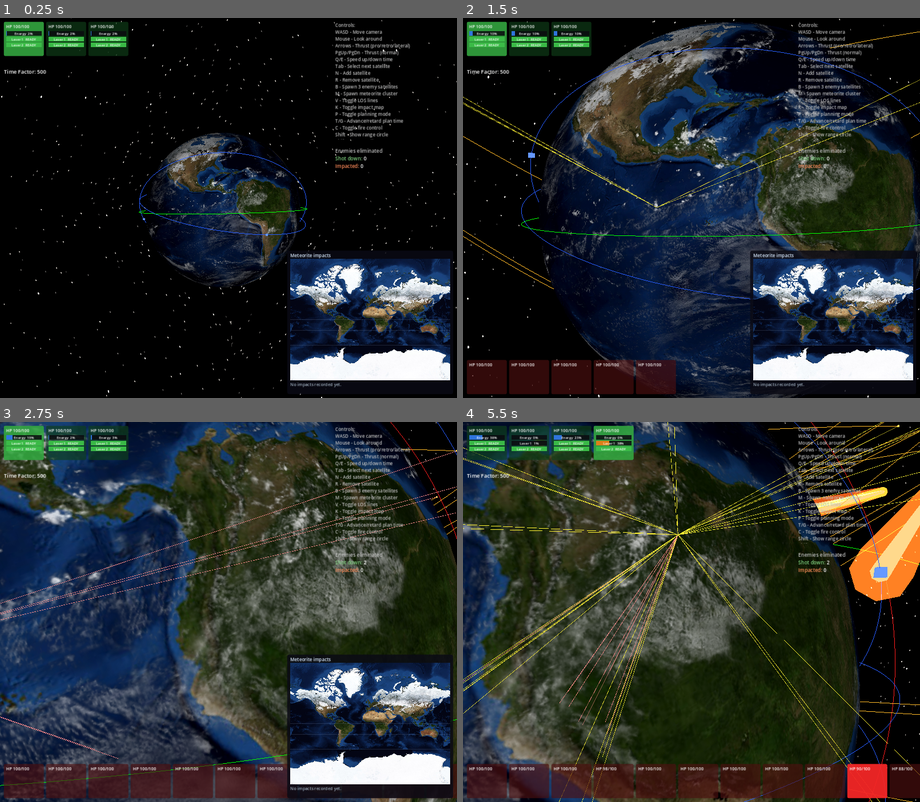
Above: before the commit, frames 1-4 (two rows, left to right).
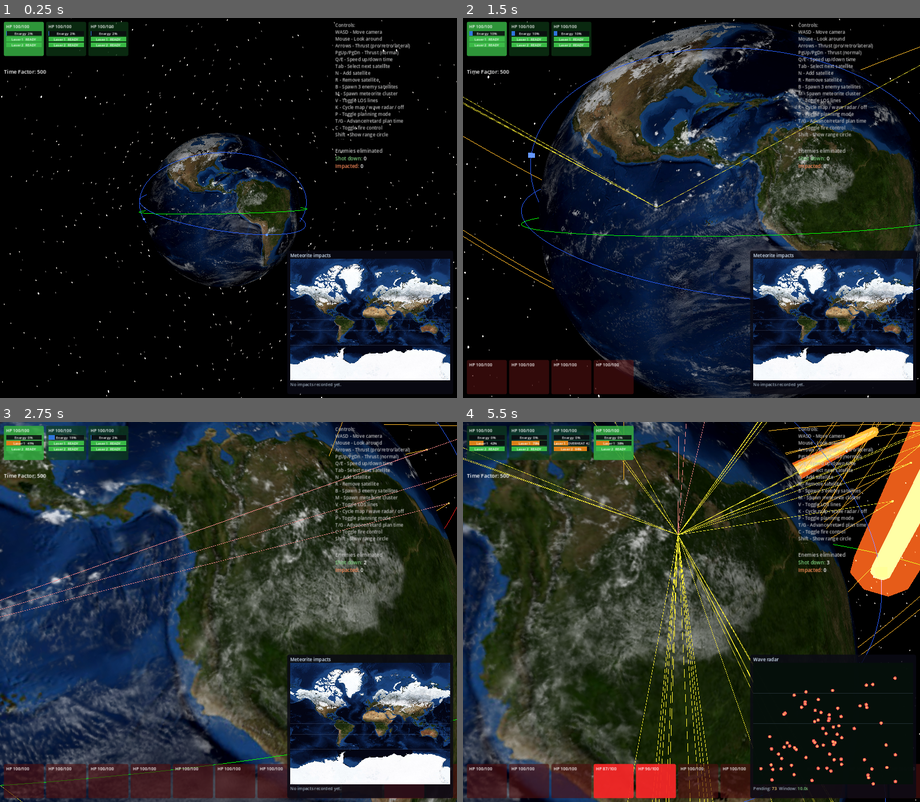
Above: after the commit, the same moments.

Repository: mellenburg/game
Game: Godot game, scene res://scenes/main.tscn
Same seed, same stepped clock (60 frames per second), same inputs: the game is played once before the commit and once after it.
Inputs (mouse positions are in pixels of both pictures, inside the frame that each line leads up to):
- Up to frame 1 (0.25 s): no input
- Up to frame 2 (1.5 s): tap Enter at 0.5 s; move the mouse to (714, 208) at 0.52 s; hold W (move_forward) from 0.53 s (still down); tap M (add_meteorites) at 0.6 s; tap I (start_meteorite_wave) at 0.8, 1.35 s; move the mouse to (668, 208) at 1.27 s
- Up to frame 3 (2.75 s): keep holding W (move_forward); tap M (add_meteorites) at 1.55 s; move the mouse to (237, 604) at 2.02 s; tap B (add_enemies) at 2.1 s; tap I (start_meteorite_wave) at 2.3 s
- Up to frame 4 (5.5 s): keep holding W (move_forward); move the mouse to (686, 619) at 2.77 s; tap M (add_meteorites) at 2.85, 4.55 s; move the mouse to (723, 615) at 3.52 s; tap N (add_satellite) at 3.6 s; tap I (start_meteorite_wave) at 3.8, 5.3 s; tap K (toggle_impact_map) at 4.15 s; move the mouse to (654, 608) at 4.27 s; tap T (planning_advance) at 4.35 s; move the mouse to (696, 612) at 5.02 s; hold G (planning_retard) from 5.03 s (still down)

The runs differ from the first frame. In frame 1, 0.1% of the frame differs, in the area x 74-89%, y 22-25%; in frame 2, 1.1%; in frame 3, 1.3%; in frame 4, 17%, in the area x 0-100%, y 0-100%.

Commit message:
Wave radar: cycle K between surface map / radar / off
Pre-sample per-body lateral / altitude / velocity-jitter on the wave
queue so the radar overlay can preview each pending body's screen
position before it spawns. Storm path samples specs inline; both spawn
paths share `_make_meteorite(spec)` so trajectories stay identical
across the two entry points.

Radar projects each pending body's tangent-axis lateral offset onto X
([-1, 1] of the wave's spread) and its remaining countdown onto Y
(top = duration, bottom = 0 = entering play). Multiple concurrent
waves overlay on the same axes.

Diff:
--- a/godot/scenes/main.tscn
+++ b/godot/scenes/main.tscn
@@ -9,6 +9,7 @@
 [ext_resource type="Shader" path="res://shaders/sky.gdshader" id="7_sky"]
 [ext_resource type="Script" path="res://scripts/impact_map.gd" id="8_impact_map"]
 [ext_resource type="Script" path="res://scripts/range_circle.gd" id="9_range_circle"]
+[ext_resource type="Script" path="res://scripts/radar_map.gd" id="10_radar_map"]
 
 [sub_resource type="ShaderMaterial" id="ShaderMat_sky"]
 shader = ExtResource("7_sky")
@@ -137,7 +138,7 @@
 B - Spawn 3 enemy satellites
 M - Spawn meteorite cluster
 V - Toggle LOS lines
-K - Toggle impact map
+K - Cycle map / wave radar / off
 P - Toggle planning mode
 T/G - Advance/retard plan time
 C - Toggle fire control
@@ -171,3 +172,18 @@
 offset_bottom = -10.0
 mouse_filter = 2
 script = ExtResource("8_impact_map")
+
+[node name="RadarMap" type="Control" parent="CanvasLayer/HUD"]
+visible = false
+layout_mode = 1
+anchors_preset = 3
+anchor_left = 1.0
+anchor_top = 1.0
+anchor_right = 1.0
+anchor_bottom = 1.0
+offset_left = -446.0
+offset_top = -388.0
+offset_right = -10.0
+offset_bottom = -10.0
+mouse_filter = 2
+script = ExtResource("10_radar_map")
--- a/godot/scripts/earth_system.gd
+++ b/godot/scripts/earth_system.gd
@@ -13,6 +13,7 @@
 const BeamRenderer = preload("res://scripts/beam_renderer.gd")
 const ImpactTracker = preload("res://scripts/impact_tracker.gd")
 const ImpactMap = preload("res://scripts/impact_map.gd")
+const RadarMap = preload("res://scripts/radar_map.gd")
 const ImpactExplosion = preload("res://scripts/impact_explosion.gd")
 const RangeCircle = preload("res://scripts/range_circle.gd")
 const MeteoriteWave = preload("res://scripts/meteorite_wave.gd")
@@ -123,6 +124,15 @@
 @onready var beam_renderer: BeamRenderer = $BeamRenderer as BeamRenderer
 @onready var range_circle: RangeCircle = $RangeCircle as RangeCircle
 @onready var impact_map: ImpactMap = $CanvasLayer/HUD/ImpactMap as ImpactMap
+@onready var radar_map: RadarMap = $CanvasLayer/HUD/RadarMap as RadarMap
+
+# Lower-right overlay cycle: surface impact map → wave radar → off → ...
+# Driven by the "toggle_impact_map" input (K). Indices into MAP_MODES.
+const MAP_MODE_SURFACE: int = 0
+const MAP_MODE_RADAR: int = 1
+const MAP_MODE_OFF: int = 2
+const MAP_MODE_COUNT: int = 3
+var map_mode: int = MAP_MODE_SURFACE
 
 var satellites: Array[Satellite]:
 	get: return planning_satellites if planning_mode else real_satellites
@@ -133,6 +143,9 @@
 	_albedo_image = _load_albedo_image()
 	if impact_map != null:
 		impact_map.tracker = impact_tracker
+	if radar_map != null:
+		radar_map.waves = _meteorite_waves
+	_apply_map_mode()
 	_spawn_starting_fleet()
 	if not real_satellites.is_empty():
 		selected_ship = 0
@@ -360,8 +373,7 @@
 	if Input.is_action_just_pressed("toggle_los"):
 		hud.los_visible = not hud.los_visible
 	if Input.is_action_just_pressed("toggle_impact_map"):
-		if impact_map != null:
-			impact_map.visible = not impact_map.visible
+		_cycle_map_mode()
 	if Input.is_action_just_pressed("toggle_fire_control"):
 		_toggle_fire_control_on_selected()
 
@@ -380,6 +392,21 @@
 	if sat.team != Satellite.TEAM_PLAYER or sat.weapons.is_empty():
 		return
 	sat.toggle_fire_control()
+
+
+# Cycle the lower-right overlay between surface map / wave radar / off.
+# Both Control nodes share the same anchor slot, so flipping visibility
+# is enough to swap them — there's no transition state to manage.
+func _cycle_map_mode() -> void:
+	map_mode = (map_mode + 1) % MAP_MODE_COUNT
+	_apply_map_mode()
+
+
+func _apply_map_mode() -> void:
+	if impact_map != null:
+		impact_map.visible = (map_mode == MAP_MODE_SURFACE)
+	if radar_map != null:
+		radar_map.visible = (map_mode == MAP_MODE_RADAR)
 
 
 # Engagement-range visual. Renders a circle in the ecliptic plane
@@ -465,8 +492,13 @@
 func add_meteorite_storm(count: int = METEORITES_PER_STORM) -> void:
 	var wave := _build_meteorite_wave_at_random_nexus()
 	for _i in range(count):
+		var spec := _sample_meteorite_spec(
+			METEORITE_LATERAL_SPREAD_KM,
+			METEORITE_ALT_JITTER_KM,
+			METEORITE_VELOCITY_JITTER,
+		)
 		var sat := _make_meteorite(
-			wave.r_hat, wave.tangent, wave.base_altitude, wave.base_velocity
+			wave.r_hat, wave.tangent, wave.base_altitude, wave.base_velocity, spec
 		)
 		satellite_container.add_child(sat)
 		real_satellites.append(sat)
@@ -482,7 +514,14 @@
 	duration_sec: float = METEORITE_WAVE_DURATION_SEC,
 ) -> void:
 	var wave := _build_meteorite_wave_at_random_nexus()
-	wave.populate_random_times(_rng, count, duration_sec)
+	wave.populate(
+		_rng,
+		count,
+		duration_sec,
+		METEORITE_LATERAL_SPREAD_KM,
+		METEORITE_ALT_JITTER_KM,
+		METEORITE_VELOCITY_JITTER,
+	)
 	_meteorite_waves.append(wave)
 
 
@@ -517,13 +556,14 @@
 	var i := 0
 	while i < _meteorite_waves.size():
 		var wave := _meteorite_waves[i]
-		var to_spawn := wave.tick(delta)
-		for _j in range(to_spawn):
+		var ready_specs: Array[Dictionary] = wave.tick(delta)
+		for spec: Dictionary in ready_specs:
 			var sat := _make_meteorite(
 				wave.r_hat,
 				wave.tangent,
 				wave.base_altitude,
 				wave.base_velocity,
+				spec,
 			)
 			satellite_container.add_child(sat)
 			real_satellites.append(sat)
@@ -569,6 +609,7 @@
 	tangent: Vector3,
 	base_altitude: float,
 	base_velocity: Vector3,
+	spec: Dictionary,
 ) -> Satellite:
 	var sat := Satellite.new()
 	sat.team = Satellite.TEAM_ENEMY
@@ -578,29 +619,47 @@
 
 	# Lateral offset uses the in-plane basis (tangent + bitangent); the
 	# bitangent is just r_hat × tangent so the offset stays in the plane
-	# perpendicular to the entry vector.
+	# perpendicular to the entry vector. The lateral / altitude / vel-
+	# jitter values come pre-sampled in `spec` so the radar overlay can
+	# preview the same numbers before the body actually spawns.
 	var bitangent := r_hat.cross(tangent).normalized()
-	var lateral_angle := _rng.randf_range(0.0, TAU)
-	var lateral_dist := _rng.randf_range(0.0, METEORITE_LATERAL_SPREAD_KM)
-	var altitude := base_altitude + _rng.randf_range(
-		-METEORITE_ALT_JITTER_KM, METEORITE_ALT_JITTER_KM
-	)
+	var lateral: Vector2 = spec["lateral"]
+	var alt_offset: float = spec["alt_offset"]
+	var vel_jitter: Vector3 = spec["vel_jitter"]
+	var altitude := base_altitude + alt_offset
 	var pos := r_hat * (EarthOrbit.EARTH_RADIUS_KM + altitude) + (
-		tangent * cos(lateral_angle) + bitangent * sin(lateral_angle)
-	) * lateral_dist
-	# Velocity jitter as a small fraction of the base; same direction
-	# basis so all bodies remain inbound rather than scattering randomly.
-	var jitter := METEORITE_VELOCITY_JITTER
-	var vel := base_velocity + Vector3(
-		_rng.randf_range(-jitter, jitter),
-		_rng.randf_range(-jitter, jitter),
-		_rng.randf_range(-jitter, jitter),
-	)
+		tangent * lateral.x + bitangent * lateral.y
+	)
+	var vel := base_velocity + vel_jitter
 	vel = EarthOrbit.clamp_velocity_for_periapsis(
 		pos, vel, METEORITE_PERIAPSIS_TARGET_KM
 	)
 	sat.orbit = EarthOrbit.new(pos, vel)
 	return sat
+
+
+# Roll a single meteorite spec. Used by the instantaneous storm path,
+# which (unlike the time-distributed wave) has no pre-populated queue
+# to draw from. Mirrors the per-body sampling done in
+# MeteoriteWave.populate so both spawn paths produce the same kind of
+# spread for the same lateral / altitude / velocity bands.
+func _sample_meteorite_spec(
+	lateral_spread: float,
+	altitude_jitter: float,
+	vel_jitter: float,
+) -> Dictionary:
+	var ang := _rng.randf_range(0.0, TAU)
+	var dist := _rng.randf_range(0.0, lateral_spread)
+	return {
+		"t": 0.0,
+		"lateral": Vector2(cos(ang) * dist, sin(ang) * dist),
+		"alt_offset": _rng.randf_range(-altitude_jitter, altitude_jitter),
+		"vel_jitter": Vector3(
+			_rng.randf_range(-vel_jitter, vel_jitter),
+			_rng.randf_range(-vel_jitter, vel_jitter),
+			_rng.randf_range(-vel_jitter, vel_jitter),
+		),
+	}
 
 
 func _make_enemy_in_random_orbit() -> Satellite:
--- a/godot/scripts/meteorite_wave.gd
+++ b/godot/scripts/meteorite_wave.gd
@@ -1,48 +1,89 @@
 class_name MeteoriteWave
 extends RefCounted
-## Pending meteorite wave: a shared entry nexus and a queue of countdown
-## timers for the bodies that haven't spawned yet. Each frame the owning
-## system calls tick(delta) and spawns one body for every timer that
-## expired this frame, reusing the shared nexus parameters.
+## Pending meteorite wave: a shared entry nexus and a queue of pre-sampled
+## per-body specs (countdown timer + lateral offset + altitude jitter +
+## velocity jitter). Each frame the owning system calls tick(delta) and
+## spawns one body for every spec whose timer expired this frame, reusing
+## the shared nexus parameters.
+##
+## Pre-sampling per-body randomness up front (rather than at spawn time)
+## lets the radar overlay project pending bodies onto its 2-D screen
+## before they enter play — the operator sees the same lateral spread
+## the spawn will produce, not a fresh roll.
 ##
 ## Pure-state RefCounted so the timer logic is testable without a
 ## SceneTree. Construction is two-phase — set the nexus fields, then
-## populate the timer queue — so the EarthSystem keeps ownership of
-## random distributions.
+## populate the queue — so the EarthSystem keeps ownership of random
+## distributions.
+##
+## Per-body spec layout (Dictionary keys):
+##   t            : float, seconds until spawn (decreases each tick)
+##   lateral      : Vector2, in-plane offset (x along tangent, y along
+##                  bitangent), in km. Magnitude <= lateral_spread_km.
+##   alt_offset   : float, altitude jitter in km, signed
+##   vel_jitter   : Vector3, per-axis velocity jitter in km/s
 
-var pending_times: Array[float] = []
+var pending: Array[Dictionary] = []
 var r_hat: Vector3 = Vector3.ZERO
 var tangent: Vector3 = Vector3.ZERO
 var base_altitude: float = 0.0
 var base_velocity: Vector3 = Vector3.ZERO
 
-
-## Fill the queue with `count` independent uniformly-distributed spawn
-## delays in [0, duration_sec]. Order is irrelevant; tick() walks the
-## whole array each frame.
-func populate_random_times(
-	rng: RandomNumberGenerator, count: int, duration_sec: float
-) -> void:
-	pending_times.clear()
-	for _i in range(count):
-		pending_times.append(rng.randf_range(0.0, duration_sec))
+# Wave-shape metadata kept around so renderers (the radar overlay) can
+# normalise per-body specs into [-1, 1] / [0, 1] screen space without
+# reaching into EarthSystem's constants.
+var duration_sec: float = 0.0
+var lateral_spread_km: float = 0.0
 
 
-## Decrement every pending timer by `delta`; return how many crossed
-## zero this tick (and remove them from the queue).
-func tick(delta: float) -> int:
-	var ready := 0
+## Fill the queue with `count` independent pre-sampled per-body specs.
+## Each spec carries an independent uniform spawn delay in
+## [0, duration_sec], a uniform-angle / uniform-radius lateral offset
+## inside `lateral_spread`, signed altitude jitter, and per-axis velocity
+## jitter. Order is irrelevant; tick() walks the whole array each frame.
+func populate(
+	rng: RandomNumberGenerator,
+	count: int,
+	duration: float,
+	lateral_spread: float,
+	altitude_jitter: float,
+	vel_jitter: float,
+) -> void:
+	pending.clear()
+	duration_sec = duration
+	lateral_spread_km = lateral_spread
+	for _i in range(count):
+		var ang := rng.randf_range(0.0, TAU)
+		var dist := rng.randf_range(0.0, lateral_spread)
+		pending.append({
+			"t": rng.randf_range(0.0, duration),
+			"lateral": Vector2(cos(ang) * dist, sin(ang) * dist),
+			"alt_offset": rng.randf_range(-altitude_jitter, altitude_jitter),
+			"vel_jitter": Vector3(
+				rng.randf_range(-vel_jitter, vel_jitter),
+				rng.randf_range(-vel_jitter, vel_jitter),
+				rng.randf_range(-vel_jitter, vel_jitter),
+			),
+		})
+
+
+## Decrement every pending timer by `delta`; return the specs that
+## crossed zero this tick (and remove them from the queue).
+func tick(delta: float) -> Array[Dictionary]:
+	var ready: Array[Dictionary] = []
 	var i := 0
-	while i < pending_times.size():
-		var t: float = pending_times[i] - delta
+	while i < pending.size():
+		var entry: Dictionary = pending[i]
+		var t: float = float(entry["t"]) - delta
 		if t <= 0.0:
-			ready += 1
-			pending_times.remove_at(i)
+			ready.append(entry)
+			pending.remove_at(i)
 		else:
-			pending_times[i] = t
+			entry["t"] = t
+			pending[i] = entry
 			i += 1
 	return ready
 
 
 func is_complete() -> bool:
-	return pending_times.is_empty()
+	return pending.is_empty()
--- /dev/null
+++ b/godot/scripts/radar_map.gd
@@ -0,0 +1,215 @@
+class_name RadarMap
+extends Control
+## 2-D radar overlay of the meteorite wave currently spawning. The X axis
+## is a 1-D projection of each pending body's lateral offset (along the
+## entry-frame tangent), normalised to [-1, 1] of the wave's lateral
+## spread. The Y axis is the time remaining until that body enters play,
+## with Y=Max at the top (= the configured wave duration, "10 seconds
+## away") and Y=0 at the bottom (= about to spawn). Blips visually scroll
+## downward as their countdown elapses; reaching Y=0 means the body just
+## spawned in the game area and the wave dropped it from its queue.
+##
+## The overlay reads pending specs straight off the EarthSystem's active
+## wave list — no signal plumbing — and queues a redraw each frame.
+## Multiple concurrent waves overlay their blips on the same axes.
+##
+## The map node is a Panel + title + inner _BlipLayer Control sized at
+## RADAR_SIZE; the blip layer is added LAST so it draws on top of the
+## panel background, mirroring the back-to-front layering ImpactMap uses
+## for its impact markers.
+
+const MeteoriteWave = preload("res://scripts/meteorite_wave.gd")
+
+
+# Inner Control that paints the grid + blips. Reads `waves` straight off
+# its parent each frame; lives as a child added AFTER the panel so the
+# blips draw on top of the background fill.
+class _BlipLayer extends Control:
+	# Plain Array (not Array[MeteoriteWave]) because the inner class can't
+	# import the outer file's typed-array element binding cleanly; we
+	# treat each entry as a duck-typed wave and reach into its fields.
+	var waves: Array = []
+	var origin: Vector2 = Vector2.ZERO
+	var view_size: Vector2 = Vector2.ZERO
+	var grid_color: Color = Color(0.6, 0.7, 0.85, 0.18)
+	var axis_color: Color = Color(0.85, 0.92, 1.0, 0.35)
+	var blip_outer: Color = Color(1.0, 0.35, 0.35, 0.95)
+	var blip_inner: Color = Color(1.0, 0.85, 0.4, 0.95)
+	var blip_radius: float = 3.0
+
+	func _ready() -> void:
+		mouse_filter = Control.MOUSE_FILTER_IGNORE
+
+	func _process(_delta: float) -> void:
+		queue_redraw()
+
+	func _draw() -> void:
+		_draw_grid()
+		for wave: Object in waves:
+			if wave == null:
+				continue
+			_draw_wave(wave)
+
+	func _draw_grid() -> void:
+		# Center vertical axis (X = 0) and three evenly-spaced horizontals
+		# at Y/Max = 0.25, 0.50, 0.75. The top + bottom edges are already
+		# drawn by the panel border, so don't duplicate them.
+		var center_x := origin.x + view_size.x * 0.5
+		draw_line(
+			Vector2(center_x, origin.y),
+			Vector2(center_x, origin.y + view_size.y),
+			axis_color, 1.0,
+		)
+		var rows: Array[float] = [0.25, 0.50, 0.75]
+		for f in rows:
+			var y := origin.y + view_size.y * f
+			draw_line(
+				Vector2(origin.x, y),
+				Vector2(origin.x + view_size.x, y),
+				grid_color, 1.0,
+			)
+
+	func _draw_wave(wave: Object) -> void:
+		# Guard against a wave that hasn't been populated (zero-duration
+		# divisions) — the empty grid is the right visual.
+		var duration: float = wave.duration_sec
+		var spread: float = wave.lateral_spread_km
+		if duration <= 0.0 or spread <= 0.0:
+			return
+		var pending: Array = wave.pending
+		for entry: Dictionary in pending:
+			var lat: Vector2 = entry["lateral"]
+			var t: float = entry["t"]
+			# X projection: tangent-axis component of the in-plane offset,
+			# normalised to [-1, 1] of the wave's lateral spread. A wave
+			# uniformly distributed on the entry disc collapses to the
+			# semicircle-density bell shape on this axis, matching the
+			# operator's mental model for "incoming spread".
+			var x_norm := clampf(lat.x / spread, -1.0, 1.0)
+			# Y projection: t = duration → top (just queued, far away);
+			# t = 0 → bottom (about to spawn). Godot's local Y grows
+			# downward, so larger t maps to smaller pixel_y.
+			var y_norm := clampf(1.0 - t / duration, 0.0, 1.0)
+			var p := Vector2(
+				origin.x + (x_norm * 0.5 + 0.5) * view_size.x,
+				origin.y + y_norm * view_size.y,
+			)
+			draw_circle(p, blip_radius + 1.5, blip_outer)
+			draw_circle(p, blip_radius - 1.0, blip_inner)
+
+
+const RADAR_SIZE := Vector2(420.0, 320.0)
+const PANEL_BG := Color(0.04, 0.04, 0.08, 0.85)
+const VIEW_BG := Color(0.02, 0.06, 0.04, 0.95)
+const TITLE_COLOR := Color(0.85, 0.92, 1.0)
+const GRID_COLOR := Color(0.6, 0.7, 0.85, 0.18)
+const AXIS_COLOR := Color(0.85, 0.92, 1.0, 0.35)
+const BLIP_OUTER := Color(1.0, 0.35, 0.35, 0.95)
+const BLIP_INNER := Color(1.0, 0.85, 0.4, 0.95)
+const BLIP_RADIUS: float = 3.0
+
+const PAD_LEFT: float = 8.0
+const PAD_RIGHT: float = 8.0
+const PAD_TOP: float = 22.0
+const PAD_BOTTOM: float = 36.0
+
+
+# Bound to the EarthSystem's active wave list at _ready. Read-only from
+# the radar's perspective; the system owns add/remove of waves, the
+# radar just reflects whatever's pending.
+var waves: Array[MeteoriteWave] = []:
+	set(value):
+		waves = value
+		if _blip_layer != null:
+			_blip_layer.waves = value
+var _panel: Panel
+var _view_bg: ColorRect
+var _title: Label
+var _readout: RichTextLabel
+var _blip_layer: _BlipLayer
+
+
+func _ready() -> void:
+	mouse_filter = Control.MOUSE_FILTER_IGNORE
+	custom_minimum_size = Vector2(
+		RADAR_SIZE.x + PAD_LEFT + PAD_RIGHT,
+		RADAR_SIZE.y + PAD_TOP + PAD_BOTTOM,
+	)
+	size = custom_minimum_size
+
+	_panel = Panel.new()
+	var sb := StyleBoxFlat.new()
+	sb.bg_color = PANEL_BG
+	sb.set_corner_radius_all(6)
+	_panel.add_theme_stylebox_override("panel", sb)
+	_panel.set_anchors_preset(Control.PRESET_FULL_RECT)
+	_panel.mouse_filter = Control.MOUSE_FILTER_IGNORE
+	add_child(_panel)
+
+	_title = Label.new()
+	_title.text = "Wave radar"
+	_title.add_theme_font_size_override("font_size", 12)
+	_title.add_theme_color_override("font_color", TITLE_COLOR)
+	_title.position = Vector2(PAD_LEFT, 4.0)
+	_title.size = Vector2(RADAR_SIZE.x, 16.0)
+	_title.mouse_filter = Control.MOUSE_FILTER_IGNORE
+	add_child(_title)
+
+	_view_bg = ColorRect.new()
+	_view_bg.position = Vector2(PAD_LEFT, PAD_TOP)
+	_view_bg.size = RADAR_SIZE
+	_view_bg.color = VIEW_BG
+	_view_bg.mouse_filter = Control.MOUSE_FILTER_IGNORE
+	add_child(_view_bg)
+
+	_readout = RichTextLabel.new()
+	_readout.bbcode_enabled = true
+	_readout.scroll_active = false
+	_readout.fit_content = true
+	_readout.position = Vector2(PAD_LEFT, PAD_TOP + RADAR_SIZE.y + 2.0)
+	_readout.size = Vector2(RADAR_SIZE.x, PAD_BOTTOM - 4.0)
+	_readout.mouse_filter = Control.MOUSE_FILTER_IGNORE
+	add_child(_readout)
+
+	# Blip layer added LAST so children draw on top of the view bg.
+	_blip_layer = _BlipLayer.new()
+	_blip_layer.set_anchors_preset(Control.PRESET_FULL_RECT)
+	_blip_layer.origin = Vector2(PAD_LEFT, PAD_TOP)
+	_blip_layer.view_size = RADAR_SIZE
+	_blip_layer.grid_color = GRID_COLOR
+	_blip_layer.axis_color = AXIS_COLOR
+	_blip_layer.blip_outer = BLIP_OUTER
+	_blip_layer.blip_inner = BLIP_INNER
+	_blip_layer.blip_radius = BLIP_RADIUS
+	_blip_layer.waves = waves
+	add_child(_blip_layer)
+
+
+func _process(_delta: float) -> void:
+	if not visible:
+		return
+	_update_readout()
+
+
+func _update_readout() -> void:
+	if _readout == null:
+		return
+	var pending_total := 0
+	var max_duration := 0.0
+	for w: MeteoriteWave in waves:
+		if w == null:
+			continue
+		pending_total += w.pending.size()
+		if w.duration_sec > max_duration:
+			max_duration = w.duration_sec
+	if pending_total == 0:
+		_readout.text = (
+			"[font_size=11][color=#9aa9b8]"
+			+ "No active wave. Press I to summon one."
+			+ "[/color][/font_size]"
+		)
+		return
+	_readout.text = (
+		"[font_size=11][color=#9aa9b8]Pending: [color=#ffd27a]%d[/color]"
+		+ "  Window: [color=#7fcf7f]%.1fs[/color][/color][/font_size]"
+	) % [pending_total, max_duration]
--- a/godot/tests/test_meteorite_wave.gd
+++ b/godot/tests/test_meteorite_wave.gd
@@ -5,33 +5,51 @@
 const MeteoriteWave = preload("res://scripts/meteorite_wave.gd")
 
 
-func test_populate_random_times_count_and_bounds() -> void:
+func test_populate_count_and_bounds() -> void:
 	var rng := RandomNumberGenerator.new()
 	rng.seed = 42
 	var wave := MeteoriteWave.new()
-	wave.populate_random_times(rng, 50, 10.0)
-	assert_eq(wave.pending_times.size(), 50)
-	for t in wave.pending_times:
+	wave.populate(rng, 50, 10.0, 6000.0, 3000.0, 0.8)
+	assert_eq(wave.pending.size(), 50)
+	assert_eq(wave.duration_sec, 10.0)
+	assert_eq(wave.lateral_spread_km, 6000.0)
+	for entry in wave.pending:
+		var t: float = entry["t"]
 		assert_true(
 			t >= 0.0 and t <= 10.0,
 			"spawn time %f outside [0, 10]" % t,
+		)
+		var lat: Vector2 = entry["lateral"]
+		assert_true(
+			lat.length() <= 6000.0 + 1e-3,
+			"lateral magnitude %f outside spread" % lat.length(),
+		)
+		var alt: float = entry["alt_offset"]
+		assert_true(
+			alt >= -3000.0 and alt <= 3000.0,
+			"alt offset %f outside jitter band" % alt,
+		)
+		var jit: Vector3 = entry["vel_jitter"]
+		assert_true(
+			absf(jit.x) <= 0.8 and absf(jit.y) <= 0.8 and absf(jit.z) <= 0.8,
+			"velocity jitter %s outside band" % jit,
 		)
 
 
 func test_tick_spawns_only_expired_timers() -> void:
 	var wave := MeteoriteWave.new()
-	wave.pending_times = [0.5, 1.5, 2.5]
+	wave.pending = [_spec(0.5), _spec(1.5), _spec(2.5)]
 	var spawned := wave.tick(1.0)
-	assert_eq(spawned, 1)
-	assert_eq(wave.pending_times.size(), 2)
+	assert_eq(spawned.size(), 1)
+	assert_eq(wave.pending.size(), 2)
 	assert_false(wave.is_complete())
 
 
 func test_tick_drains_queue_after_full_window() -> void:
 	var wave := MeteoriteWave.new()
-	wave.pending_times = [0.5, 1.5, 9.5]
+	wave.pending = [_spec(0.5), _spec(1.5), _spec(9.5)]
 	var spawned := wave.tick(10.0)
-	assert_eq(spawned, 3)
+	assert_eq(spawned.size(), 3)
 	assert_true(wave.is_complete())
 
 
@@ -41,16 +59,27 @@
 	var rng := RandomNumberGenerator.new()
 	rng.seed = 7
 	var wave := MeteoriteWave.new()
-	wave.populate_random_times(rng, 50, 10.0)
+	wave.populate(rng, 50, 10.0, 6000.0, 3000.0, 0.8)
 	var total := 0
 	for _i in range(200):  # 200 * 0.1s = 20s — well past the window
-		total += wave.tick(0.1)
+		total += wave.tick(0.1).size()
 	assert_eq(total, 50)
 	assert_true(wave.is_complete())
 
 
 func test_no_spawn_before_any_timer_expires() -> void:
 	var wave := MeteoriteWave.new()
-	wave.pending_times = [0.5, 1.5, 2.5]
-	assert_eq(wave.tick(0.1), 0)
-	assert_eq(wave.pending_times.size(), 3)
+	wave.pending = [_spec(0.5), _spec(1.5), _spec(2.5)]
+	assert_eq(wave.tick(0.1).size(), 0)
+	assert_eq(wave.pending.size(), 3)
+
+
+# Minimal spec used by the timer-only tests above. Lateral / altitude /
+# velocity fields are zero so the tests focus on the countdown logic.
+func _spec(t: float) -> Dictionary:
+	return {
+		"t": t,
+		"lateral": Vector2.ZERO,
+		"alt_offset": 0.0,
+		"vel_jitter": Vector3.ZERO,
+	}
Not shown: 1 places in godot/scenes/main.tscn that only renumber resources
